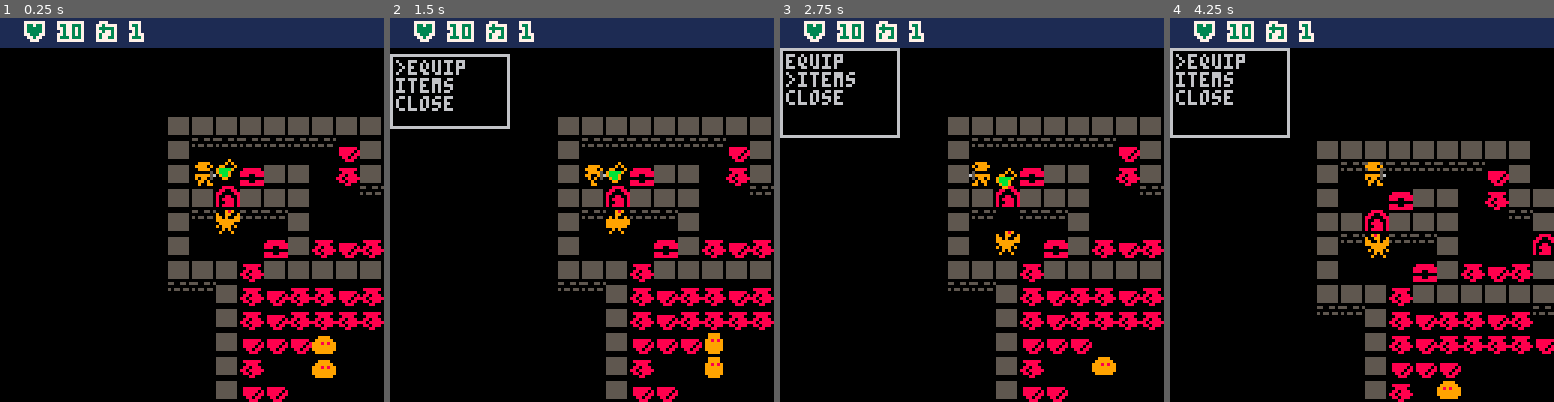
Above: before the commit, frames 1-4 (left to right).
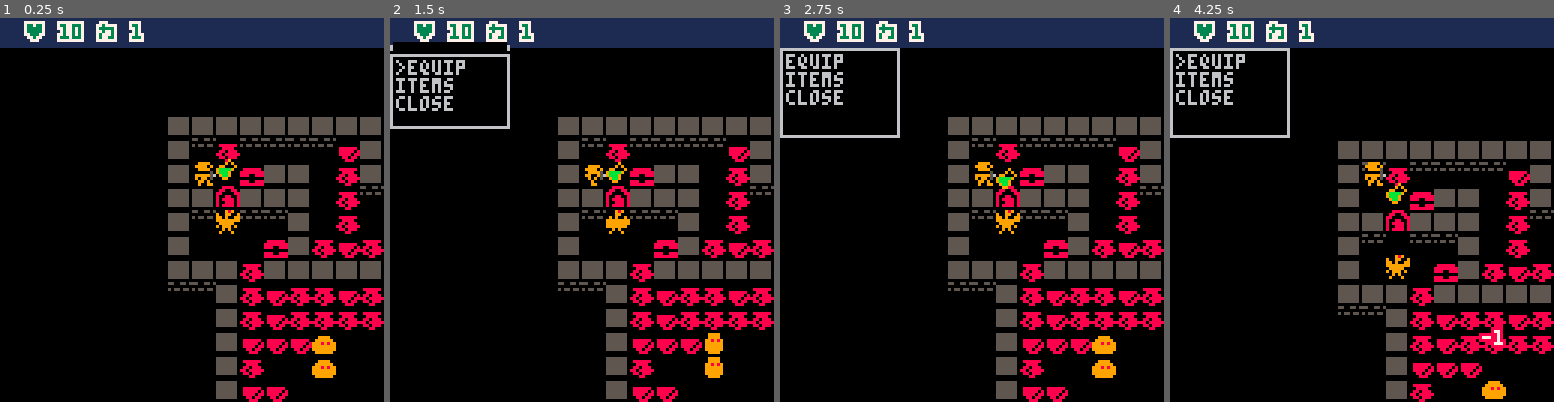
Above: after the commit, the same moments.

Repository: chebastian/picoabyss
Game: PICO-8 cartridge rouge.p8
Two runs of this game, one before a commit and one after it. Both use one fixed random seed, a clock stepped at 60 frames per second and the inputs below.
Inputs:
- Up to frame 1 (0.25 s): no input
- Up to frame 2 (1.5 s): tap O (Z key) at 0.33, 0.7, 1.43 s; tap X (X key) at 1.07 s
- Up to frame 3 (2.75 s): hold Left 1.97-2.37 s; tap X (X key) at 2.07, 2.4, 2.73 s; tap O (Z key) at 2.22 s; hold Down from 2.42 s (still down)
- Up to frame 4 (4.25 s): release Down at 2.82 s; hold Right 2.87-3.53 s; tap X (X key) every 0.33 s from 3.07 to 4.07 s; tap O (Z key) at 3.1, 3.98 s; hold Up 3.58-4.08 s; hold Right from 4.13 s (still down)

The runs differ from the first frame. In frame 1, 0.6% of the frame differs, in the area x 56-94%, y 31-57%; in frame 2, 1.1%; in frame 3, 1.7%; in frame 4, 16%, in the area x 38-100%, y 32-100%.

Commit message:
move items to a single collection
both equiment and usables

Diff:
--- a/rouge.p8
+++ b/rouge.p8
@@ -1,7 +1,7 @@
 pico-8 cartridge // http://www.pico-8.com
 version 41
 __lua__
---rouge
+-- rouge
 function _init()
  _st_upd = {}
  _dbg = {}
@@ -71,7 +71,7 @@
 
 
 -->8
---game
+-- game
 function start()
 	_t⧗ = 0
  _pid = 1
@@ -80,20 +80,24 @@
 	_atk = {1,1,1}
 	_anims = {240,210,194}
  _upds = {noop,noop,wobble_upd}
-	_txts = {} -- floating text
-	_ents = {} -- all entities, inc player
- _itms = {} -- all pickups etc
+	_txts = {}  -- floating text
+	_ents = {}  -- all entities, inc player
+ _itms = {}  -- all pickups etc
  _bpack = {} -- player backpack
- _itms_nme = {"potion"
-     								,"mana",
-     								 "grt ptn",
-     								 "elixir"}
- _eqp_nme = {
- "rst swrd",
- "irn swrd",
- "sil swrd",
- "gld swrd",
- }
+ _eqp = {}   -- player equipment
+ _eqp_atk = {[0x50] = 2,
+             [0x51] = 3}
+
+	_lo_itms = {
+		[0] = crt_itm("potion,",on_use_potion),
+		[1] = crt_itm("mana", on_use_mana),
+		[2] = crt_itm("grt potion",on_use_grt_ptn),
+		[3] = crt_itm("elixir",on_use_potion),
+		[16] = crt_eqp("swd",2,on_equip),
+		[17] = crt_eqp("grt swd",3,on_equip),
+		[18] = crt_eqp("slv swd",4,on_equip),
+	}
+
 	_plyr = add_mob(1,p(4,3))
 	_plyr.upd = upd_plyr
 	_pl = anim_pl(4)
@@ -238,10 +242,7 @@
 end
 
 -->8
-
 -- drawing
-
---drawing
 
 function drw_ent(ent,at)
 	palt(0,false)
@@ -353,17 +354,8 @@
            " カ " .. _plyr.atk,p(8,2),3,7)
 end
 
-
-function drw_inv(itms)
- local str = {}
- for i in all(itms) do
-  add(str,"hest")
---  add(str,_itm_nme[i.id])
- end
- add_win(0,0,40,10*#str,str)
-end
 -->8
---ent
+-- ent
 
 function ent(id,po)
 	return {id=id,
@@ -464,7 +456,7 @@
    mset(at.x,at.y,tile-1)
    if(flr(rnd(10)) > 1)then
     local itm = flr(rnd(4))
-    add_itm(itm,p(at.x,at.y))
+    add_itm(17,p(at.x,at.y))
    end
   end
 
@@ -508,22 +500,27 @@
 
 function on_menu_sel(idx)
  if idx == 1 then
+  add_inv_win(_eqp,on_eqp_sel)
  elseif idx == 2 then
-  add_inv_win(_bpack)
+  add_inv_win(_bpack,on_inv_sel)
  elseif idx == 3 then
  end
 end
 
-function add_inv_win(inv)
+function add_inv_win(inv,sel_cbk)
  local str = {}
  for i in all(inv) do
-  add(str,"".._itms_nme[i.id+1])
+  add(str,"".._lo_itms[i.id].name)
  end
  local win = add_win(0,10,40,10*#inv,str)
  win.upd = upd_inv
- win.on_sel = on_inv_sel
+ win.on_sel = sel_cbk
  win.sel = 1
  win.t = nil
+end
+
+function on_eqp_sel(idx)
+	eqp_item(idx,_plyr)
 end
 
 function on_inv_sel(idx)
@@ -547,7 +544,6 @@
  elseif btnp(⬆️) and win.sel-1>0 then
   win.sel-=1
  elseif btnp(🅾️) then
-  --use_item(win.sel,_plyr)
   win.on_sel(win.sel)
   win.t=0.2
  end
@@ -646,33 +642,41 @@
  end
 end
 -->8
---items
+-- items
+
+function crt_itm(name,onuse)
+	 return {name=name,on_use=onuse}
+end
+
+function crt_eqp(name,atkp,onuse)
+ local itm = crt_itm(name,onuse)
+ itm.atkp = atkp
+ return itm
+end
 
 
 
 function add_itm(id,po)
-
-	local _itm_uses = {
-	[1] = on_use_potion,
-	[2] = on_use_mana,
-	[3] = on_use_grt_ptn,
-	[4] = on_use_potion
-	}
-
  local ent = ent(id,po)
  ent.anim = anim({64+(id)},1,1)
  ent.upd = noop
  ent.upd_ren = wobble_upd
  ent.itm = true
  ent.on_ent = on_pickup
- ent.on_use = _itm_uses[id+1] --on_use_potion
+ printh(id)
+ ent.on_use = _lo_itms[id].on_use --on_use_potion
  add(_ents,ent)
 end
 
 function on_pickup(itm,ent,po,d)
  bump_at(ent,d)
  del(_ents,itm)
- add(_bpack,itm)
+
+ if(itm.id >= 0 and itm.id < 0x10) then
+	 add(_bpack,itm)
+ elseif (itm.id >= 0x10 and itm.id < 0x20) then
+  add(_eqp,itm)
+ end
  p_sfx(5,ent)
 end
 
@@ -683,7 +687,7 @@
 end
 
 function on_use_mana()
--- _plyr.hp+=1
+--★ fix mp _plyr.hp+=1
  add_mp(_plyr,1)
  p_sfx(5,_plyr)
 end
@@ -692,6 +696,16 @@
  _plyr.hp+=3
  add_hp(_plyr,3)
  p_sfx(5,_plyr)
+end
+
+function on_equip()
+ sfx(2)
+end
+
+function eqp_item(idx,ent)
+ local eqp = _eqp[idx]
+ ent.atk = _lo_itms[eqp.id].atkp
+ sfx(3)
 end
 
 function use_item(idx,ent)
@@ -714,7 +728,7 @@
         ent.pos.y+(sin(_updt)*.15)
 end
 -->8
---utils
+-- utils
 
 -- types
 function p(x,y)
@@ -912,10 +926,10 @@
 __map__
 0018000000000000000000000000000000000000000000000000000000000000000000000000000000000000000000000000000000000000000000000000000000000000000000000000000000000000000000000000000000000000000000000000000000000000000000000000000000000000000000000000000000000000
 0000000101010101010101010000000000000000000000000000000000000000000000000000000000000000000000000000000000000000000000000000000000000000000000000000000000000000000000000000000000000000000000000000000000000000000000000000000000000000000000000000000000000000
-000000010000000000000f010000000000000000000000000000000000000000000000000000000000000000000000000000000000000000000000000000000000000000000000000000000000000000000000000000000000000000000000000000000000000000000000000000000000000000000000000000000000000000
+00000001000d000000000f010000000000000000000000000000000000000000000000000000000000000000000000000000000000000000000000000000000000000000000000000000000000000000000000000000000000000000000000000000000000000000000000000000000000000000000000000000000000000000
 0000000102020b0101000d010101010100000000010101010101010100000000000000000000000000000000000000000000000000000000000000000000000000000000000000000000000000000000000000000000000000000000000000000000000000000000000000000000000000000000000000000000000000000000
-0000000101090101010202000100000101010101010000000000000100000000000000000000000000000000000000000000000000000000000000000000000000000000000000000000000000000000000000000000000000000000000000000000000000000000000000000000000000000000000000000000000000000000
-0000000100000000010000000900020100000000010000000000000100000000000000000000000000000000000000000000000000000000000000000000000000000000000000000000000000000000000000000000000000000000000000000000000000000000000000000000000000000000000000000000000000000000
+000000010109010101020d000100000101010101010000000000000100000000000000000000000000000000000000000000000000000000000000000000000000000000000000000000000000000000000000000000000000000000000000000000000000000000000000000000000000000000000000000000000000000000
+000000010000000001000d000900020100000000010000000000000100000000000000000000000000000000000000000000000000000000000000000000000000000000000000000000000000000000000000000000000000000000000000000000000000000000000000000000000000000000000000000000000000000000
 000000010000020b010d0f0d0100000100000000090000000000000100000000000000000000000000000000000000000000000000000000000000000000000000000000000000000000000000000000000000000000000000000000000000000000000000000000000000000000000000000000000000000000000000000000
 0000000101010d01010101010101090100000000010901010101010100000000000000000000000000000000000000000000000000000000000000000000000000000000000000000000000000000000000000000000000000000000000000000000000000000000000000000000000000000000000000000000000000000000
 0000000000010d0f0d0d0f0d0000000100000001010000000001000000000000000000000000000000000000000000000000000000000000000000000000000000000000000000000000000000000000000000000000000000000000000000000000000000000000000000000000000000000000000000000000000000000000
